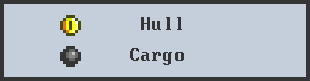
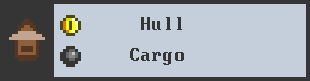
Revision of a layered 310 x 81 image; what changed, layer by layer:
showed "Ship", opacity 90% → 100%, painted on it over [9, 19, 49, 61]
painted on "Rectangle 1" over [4, 4, 54, 77]
